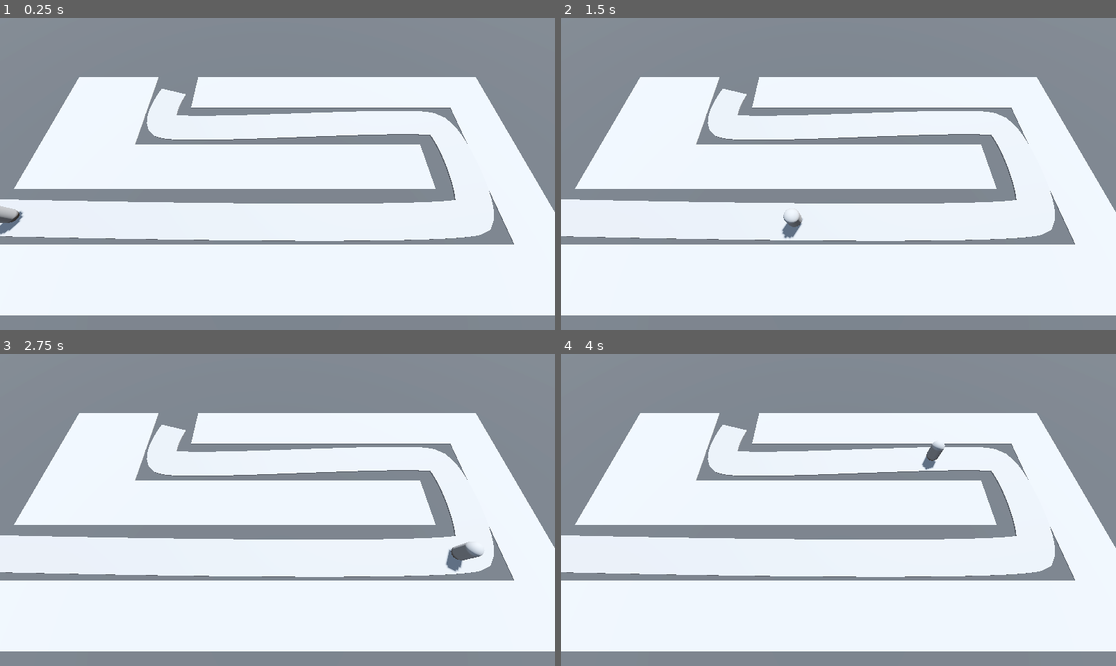
Above: before the commit, frames 1-4 (two rows, left to right).
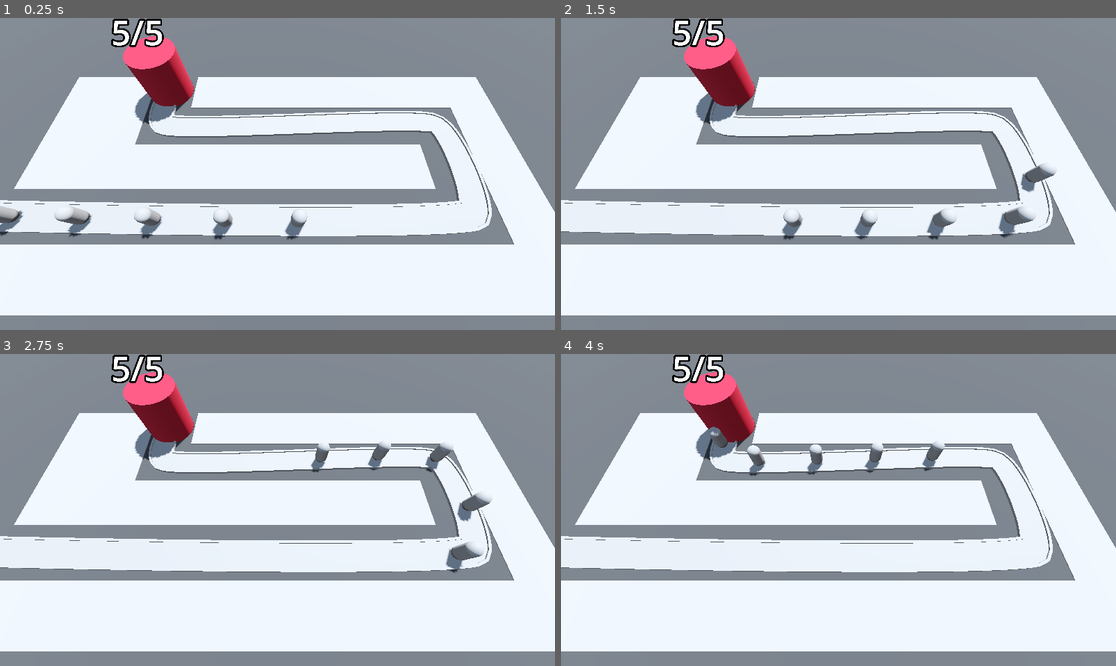
Above: after the commit, the same moments.

Repository: ozgencDev/Barbarian-Blaster
Game: Godot game, scene res://BaseLevel.tscn
Two runs of this game, one before a commit and one after it. Both use one fixed random seed, a clock stepped at 60 frames per second and the inputs below.
Inputs:
- Up to frame 1 (0.25 s): no input
- Up to frame 2 (1.5 s): no input
- Up to frame 3 (2.75 s): no input
- Up to frame 4 (4 s): no input

The runs differ from the first frame. In frame 1, 6.6% of the frame differs, in the area x 0-89%, y 0-72%; in frame 2, 6.7%, in the area x 0-90%, y 0-72%; in frame 3, 6.5%; in frame 4, 6.2%.

Commit message:
Setter, lerp, billboard
Billboard ile yazının kameraya dönmesini sağladık

Diff:
--- /dev/null
+++ b/Base/base.gd
@@ -0,0 +1,24 @@
+extends Node3D
+
+@export var max_health: int = 5
+
+var current_health: int:
+	set(health_in):
+		print("deneme")
+		current_health = health_in
+		label_3d.text = str(current_health) + "/" + str(max_health)
+		var red: Color = Color.RED
+		var white: Color = Color.WHITE
+		label_3d.modulate = red.lerp(white, float(current_health) / float(max_health))
+		if current_health < 1:
+			get_tree().reload_current_scene()
+
+@onready var label_3d: Label3D = $Label3D
+
+
+func _ready() -> void:
+	current_health = max_health
+
+func take_damage() -> void:
+	print("hasar aldı")
+	current_health -= 1
--- /dev/null
+++ b/Base/base.tscn
@@ -0,0 +1,23 @@
+[gd_scene load_steps=3 format=3 uid="uid://dvympovo5pb6o"]
+
+[ext_resource type="Script" path="res://Base/base.gd" id="1_d1ksm"]
+
+[sub_resource type="StandardMaterial3D" id="StandardMaterial3D_dwkux"]
+albedo_color = Color(0.690196, 0.152941, 0.227451, 1)
+
+[node name="Base" type="Node3D" groups=["base"]]
+script = ExtResource("1_d1ksm")
+
+[node name="CSGCylinder3D" type="CSGCylinder3D" parent="."]
+transform = Transform3D(1, 0, 0, 0, 1, 0, 0, 0, 1, -10.152, 2, -6.061)
+radius = 2.0
+height = 4.0
+sides = 32
+material = SubResource("StandardMaterial3D_dwkux")
+
+[node name="Label3D" type="Label3D" parent="."]
+transform = Transform3D(1, 0, 0, 0, 1, 0, 0, 0, 1, -10.152, 5.5, -6.061)
+billboard = 1
+text = "selam"
+font_size = 500
+outline_size = 100
--- a/BaseLevel.tscn
+++ b/BaseLevel.tscn
@@ -1,7 +1,8 @@
-[gd_scene load_steps=8 format=3 uid="uid://dmmrmo7n8c6xq"]
+[gd_scene load_steps=9 format=3 uid="uid://dmmrmo7n8c6xq"]
 
 [ext_resource type="PackedScene" uid="uid://bv7gbdkawif84" path="res://Enemy/enemy.tscn" id="1_5sbch"]
 [ext_resource type="MeshLibrary" uid="uid://b2lii3tfjahx3" path="res://MeshLibrary/SpaceLibrary.tres" id="1_vp3ct"]
+[ext_resource type="PackedScene" uid="uid://dvympovo5pb6o" path="res://Base/base.tscn" id="3_nn78s"]
 
 [sub_resource type="ProceduralSkyMaterial" id="ProceduralSkyMaterial_blrqv"]
 sky_horizon_color = Color(0.64625, 0.65575, 0.67075, 1)
@@ -21,7 +22,7 @@
 
 [sub_resource type="Curve3D" id="Curve3D_c8tfh"]
 _data = {
-"points": PackedVector3Array(0, 0, 0, 0, 0, 0, -21.7105, 0, 6.11775, -1, 0, 1, 1, 0, -1, 14, 0, 6, 1, 0, 1, -1, 0, -1, 14, 0, -2, 1, 0, 1, -1, 0, -1, -10, 0, -2, 0, 0, 0, 0, 0, 0, -10, 0, -6),
+"points": PackedVector3Array(0, 0, 0, 0, 0, 0, -21.7105, 0, 6.11775, -1, 0, 1, 1, 0, -1, 14, 0, 6, 1, 0, 1, -1, 0, -1, 14, 0, -2, 1, 0, 1, -1, 0, -1, -10, 0, -2, 0, 0, 0, 0, 0, 0, -10.1521, 0.0401592, -6.06085),
 "tilts": PackedFloat32Array(0, 0, 0, 0, 0)
 }
 point_count = 5
@@ -47,7 +48,36 @@
 curve = SubResource("Curve3D_c8tfh")
 
 [node name="Path" type="CSGPolygon3D" parent="Path3D"]
-polygon = PackedVector2Array(-1.3, 0, -1.3, 0.1, 1.3, 0.1, 1.3, 0)
+transform = Transform3D(1, 0, 0, 0, 1, 0, 0, 0, 1, 0, 0, -0.1)
+polygon = PackedVector2Array(-1.1, 0, -1.1, 0.15, 1, 0.1, 1, 0)
+mode = 2
+path_node = NodePath("..")
+path_interval_type = 0
+path_interval = 0.39
+path_simplify_angle = 0.0
+path_rotation = 2
+path_local = false
+path_continuous_u = true
+path_u_distance = 1.0
+path_joined = false
+
+[node name="Left" type="CSGPolygon3D" parent="Path3D"]
+transform = Transform3D(1, 0, 0, 0, 1, 0, 0, 0, 1, 0, 0, -0.1)
+polygon = PackedVector2Array(-1.1, 0, -1.1, 0.2, -0.9, 0.2, -0.9, 0)
+mode = 2
+path_node = NodePath("..")
+path_interval_type = 0
+path_interval = 0.39
+path_simplify_angle = 0.0
+path_rotation = 2
+path_local = false
+path_continuous_u = true
+path_u_distance = 1.0
+path_joined = false
+
+[node name="Right" type="CSGPolygon3D" parent="Path3D"]
+transform = Transform3D(1, 0, 0, 0, 1, 0, 0, 0, 1, 0, 0, -0.1)
+polygon = PackedVector2Array(0.9, 0, 0.9, 0.2, 1.1, 0.2, 1.1, 0)
 mode = 2
 path_node = NodePath("..")
 path_interval_type = 0
@@ -63,6 +93,26 @@
 transform = Transform3D(0.00329697, 0, -0.999974, 0, 1, 0, 0.999974, 0, 0.00329697, -21.7105, 0, 6.11775)
 speed = 12.475
 
+[node name="Enemy2" parent="Path3D" instance=ExtResource("1_5sbch")]
+transform = Transform3D(-0.0208045, 0, -0.999763, 0, 1, 0, 0.999763, 0, -0.0208045, -16.7119, 0, 6.23087)
+progress = 5.0
+speed = 12.475
+
+[node name="Enemy3" parent="Path3D" instance=ExtResource("1_5sbch")]
+transform = Transform3D(-0.0173951, 0, -0.999828, 0, 1, 0, 0.999828, 0, -0.0173951, -11.7129, 0, 6.32651)
+progress = 10.0
+speed = 12.475
+
+[node name="Enemy4" parent="Path3D" instance=ExtResource("1_5sbch")]
+transform = Transform3D(-0.0133378, 0, -0.999891, 0, 1, 0, 0.999891, 0, -0.0133378, -6.71335, 0, 6.40375)
+progress = 15.0
+speed = 12.475
+
+[node name="Enemy5" parent="Path3D" instance=ExtResource("1_5sbch")]
+transform = Transform3D(-0.00783519, 0, -0.999949, 0, 1, 0, 0.999949, 0, -0.00783519, -1.71363, 0, 6.45752)
+progress = 20.0
+speed = 12.475
+
 [node name="GridMap" type="GridMap" parent="."]
 mesh_library = ExtResource("1_vp3ct")
 cell_size = Vector3(4, 4, 4)
@@ -70,3 +120,5 @@
 data = {
 "cells": PackedInt32Array(65535, 65534, 0, 65535, 2, 0, 65534, 2, 0, 0, 2, 0, 65533, 2, 0, 1, 2, 0, 65532, 2, 0, 2, 2,  …(306 unchanged characters)…
 }
+
+[node name="Base" parent="." instance=ExtResource("3_nn78s")]
--- a/Enemy/enemy.gd
+++ b/Enemy/enemy.gd
@@ -2,8 +2,11 @@
 
 
 @export var speed: float = 2.5
-
+@onready var base = get_tree().get_first_node_in_group("base")
 
 # Called every frame. 'delta' is the elapsed time since the previous frame.
 func _process(delta: float) -> void:
 	progress += delta * speed
+	if progress_ratio == 1.0:
+		base.take_damage()
+		set_process(false)
--- a/Enemy/enemy.tscn
+++ b/Enemy/enemy.tscn
@@ -6,6 +6,7 @@
 
 [node name="Enemy" type="PathFollow3D"]
 transform = Transform3D(0.999979, 0, 0, 0, 1, 0, 0, 0, 0.999979, 0, 0, 0)
+loop = false
 script = ExtResource("1_7443j")
 
 [node name="MeshInstance3D" type="MeshInstance3D" parent="."]
